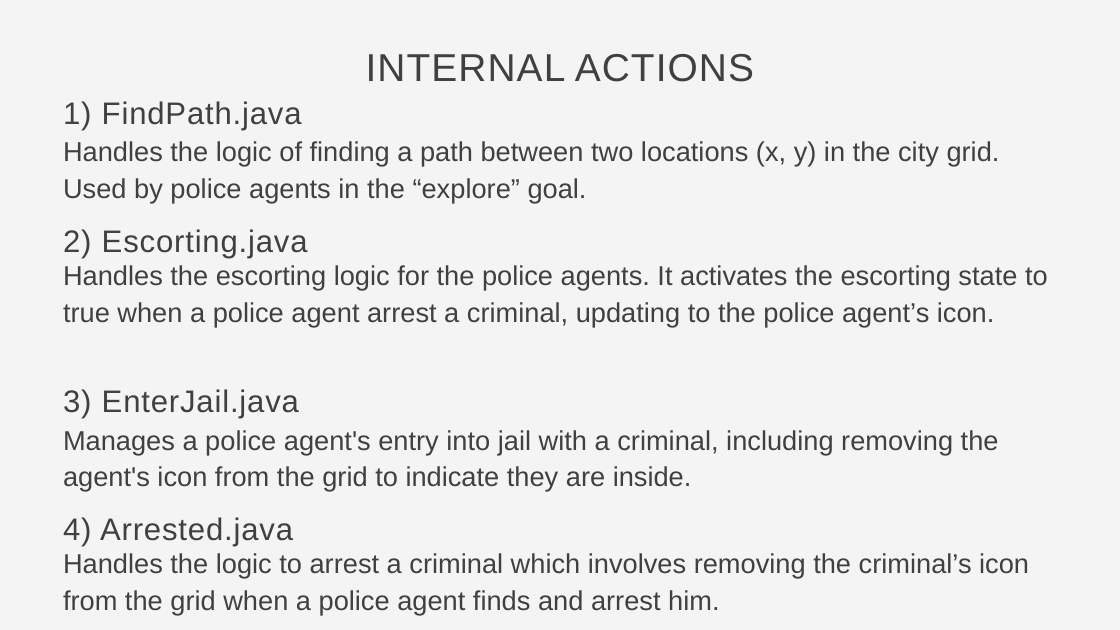
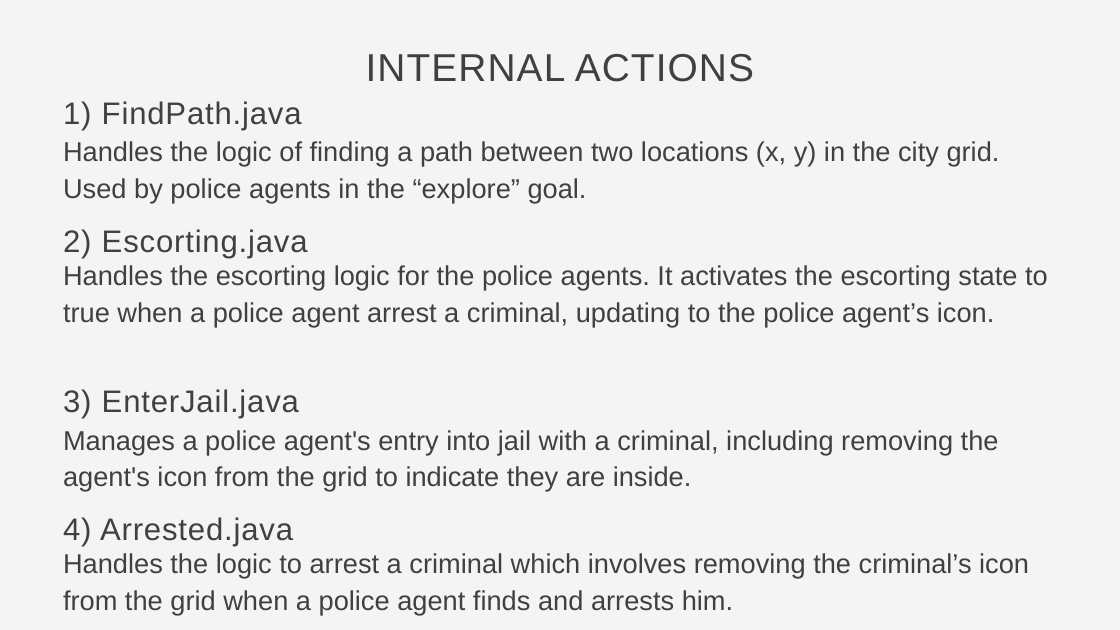
Before and after one commit to GiuliaBenvenuto/MultiAgent_Systems, a slide deck: slide 13 of Presentation/Presentation PPTX.pptx. Drawn at 1120x630 pixels with LibreOffice and Linux fonts; fonts in the diff are those of the drawing. Boxes give left, top, right and bottom in pixels: in the first picture for what was removed or moved away, otherwise in the second. Text is boxed around its words. In the diff, an @@ line names an element or a change of style, - is before the commit and + after.

Commit message:
Presentation correction

```diff
--- a/Presentation/Presentation PPTX.pptx
+++ b/Presentation/Presentation PPTX.pptx
@@ text at (63, 553, 1029, 615): text changed @@
-Handles the logic to arrest a criminal which involves removing the criminal’s icon from the grid when a police agent finds and arrest him.
+Handles the logic to arrest a criminal which involves removing the criminal’s icon from the grid when a police agent finds and arrests him.
```
Also in this commit, not shown: 1 other file.
